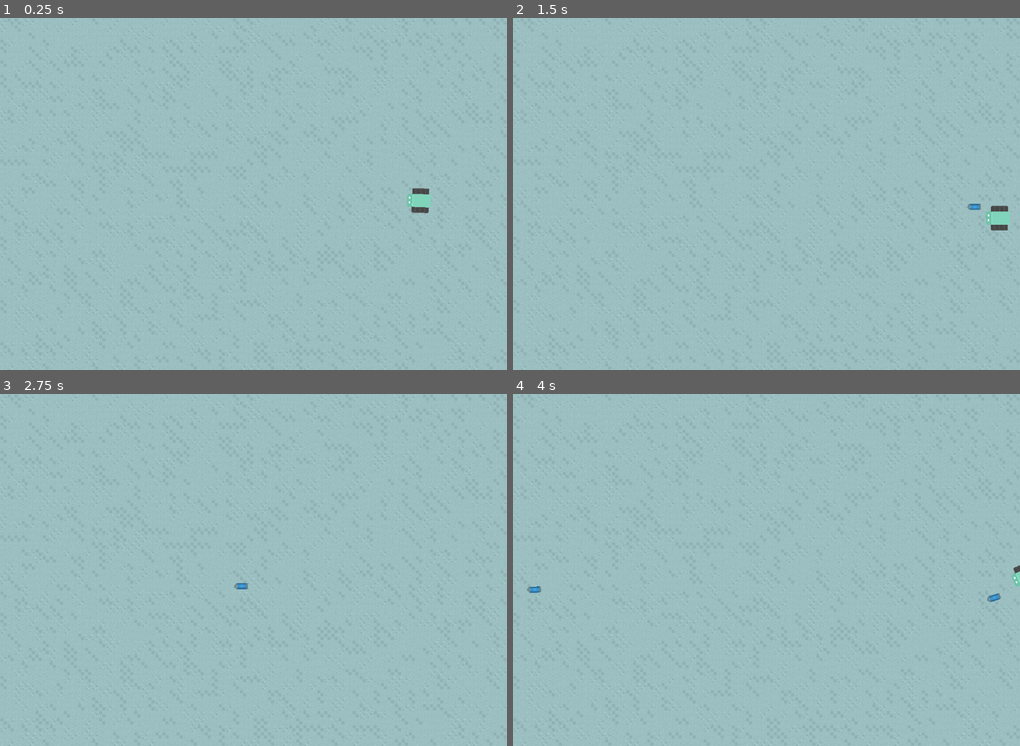
Above: before the commit, frames 1-4 (two rows, left to right).
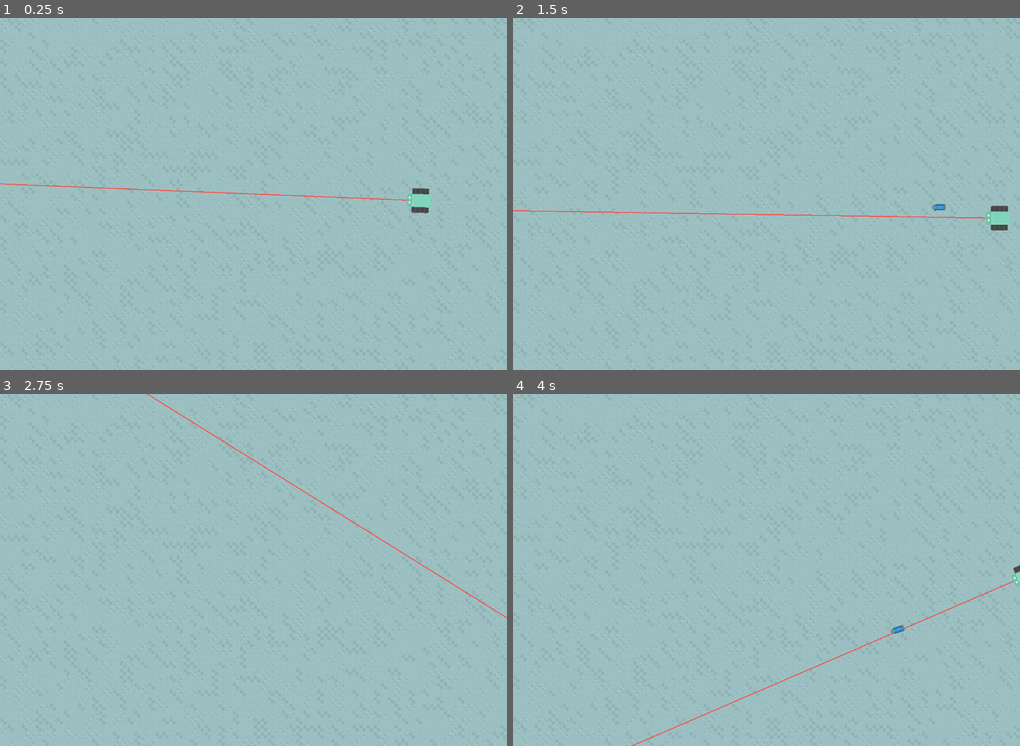
Above: after the commit, the same moments.

Repository: seantdeitrich/Wild-Jam-65
Game: Godot game, scene res://main_level.tscn
The game is run twice, just before and just after one commit, with the same random seed, the same clock (stepped at 60 frames per second) and the same inputs.
Inputs (mouse positions are in pixels of both pictures, inside the frame that each line leads up to):
- Up to frame 1 (0.25 s): no input
- Up to frame 2 (1.5 s): tap Enter at 0.5 s; move the mouse to (878, 176) at 0.52 s; hold D (Right) 0.53-1.28 s; tap Space (Dash) at 0.6 s; move the mouse to (665, 211) at 1.27 s; hold S (Down) from 1.28 s (still down); click (665, 211) at 1.35 s
- Up to frame 3 (2.75 s): move the mouse to (304, 492) at 2.02 s; release S (Down) at 2.03 s; hold D (Right) from 2.03 s (still down); right-click (304, 492) at 2.1 s
- Up to frame 4 (4 s): move the mouse to (741, 640) at 2.77 s; release D (Right) at 2.78 s; hold W (Up) 2.78-3.53 s; tap Space (Dash) at 2.85 s; move the mouse to (918, 622) at 3.52 s; hold A (Left) from 3.53 s (still down); click (918, 622) at 3.6 s

The runs differ from the first frame. In frame 1, 0.3% of the frame differs, in the area x 0-81%, y 47-52%; in frame 2, 0.4%; in frame 3, 0.3%; in frame 4, 0.4%, in the area x 2-99%, y 53-100%.

Commit message:
Added Laser

Diff:
--- a/Brobot.gd
+++ b/Brobot.gd
@@ -4,6 +4,7 @@
 @export var bullet:PackedScene
 @onready var bullet_cooldown:=$BulletCooldown
 @onready var projectiles:=$Projectiles
+
 
 func _physics_process(delta: float) -> void:
 	var direction = Input.get_vector("Left", "Right", "Up", "Down")
@@ -22,3 +23,6 @@
 		pass
 	if Input.is_action_just_pressed("Dash"):
 		pass
+
+func _on_bullet_cooldown_timeout() -> void:
+	pass # Replace with function body.
--- a/Brobot.tscn
+++ b/Brobot.tscn
@@ -16,7 +16,15 @@
 [node name="CollisionShape2D" type="CollisionShape2D" parent="."]
 shape = SubResource("CircleShape2D_c0lro")
 
+[node name="Laser" type="Line2D" parent="."]
+rotation = -1.5708
+points = PackedVector2Array(-1.18021e-06, 27, 0, 1400)
+width = 2.0
+default_color = Color(1, 0.278431, 0.25098, 1)
+
 [node name="Projectiles" type="Node" parent="."]
 
 [node name="BulletCooldown" type="Timer" parent="."]
 one_shot = true
+
+[connection signal="timeout" from="BulletCooldown" to="." method="_on_bullet_cooldown_timeout"]
--- a/bullet.gd
+++ b/bullet.gd
@@ -1,6 +1,6 @@
 extends Area2D
 var direction:=Vector2.ZERO;
-const SPEED = 400;
+const SPEED = 1000;
 
 func _ready():
 	look_at(global_position + direction)
